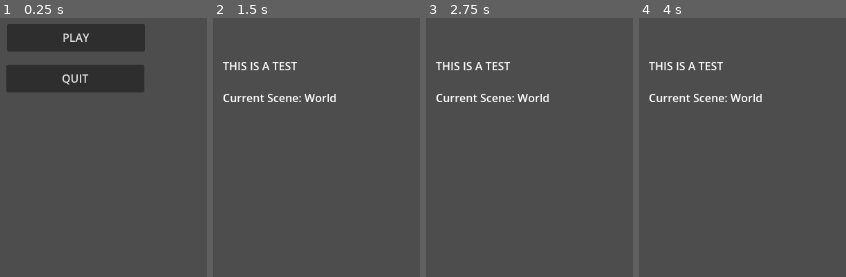
Above: before the commit, frames 1-4 (left to right).
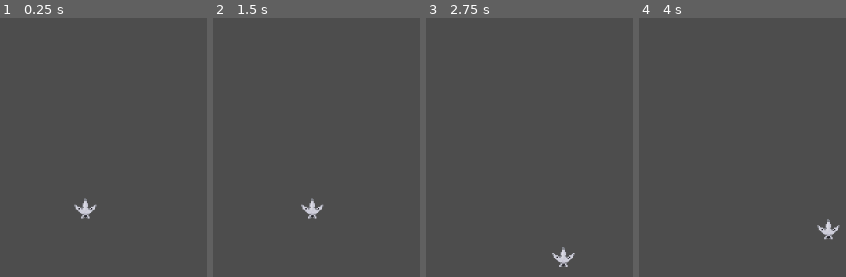
Above: after the commit, the same moments.

Repository: justCallMeJeg/ChaosWingNemesis
Game: Godot game, scene res://src/main.tscn
Same seed, same stepped clock (60 frames per second), same inputs: the game is played once before the commit and once after it. Before the commit the project starts from res://src/scenes/main.tscn.
Inputs (mouse positions are in pixels of both pictures, inside the frame that each line leads up to):
- Up to frame 1 (0.25 s): no input
- Up to frame 2 (1.5 s): click (289, 38) at 0.5 s, where only the run before the commit has a clickable "PLAY"; tap Enter at 1.25 s; hold Right (ui_right) from 1.28 s (still down)
- Up to frame 3 (2.75 s): release Right (ui_right) at 2.03 s; hold Down (ui_down) from 2.03 s (still down)
- Up to frame 4 (4 s): release Down (ui_down) at 2.78 s; hold Right (ui_right) 2.78-3.53 s; hold Up (ui_up) from 3.53 s (still down)

The runs differ from the first frame. In frame 1, 14% of the frame differs, in the area x 3-71%, y 2-78%; in frame 2, 1.8%; in frame 3, 1.8%; in frame 4, 1.8%.

Commit message:
Added movement components

Diff:
--- a/project.godot
+++ b/project.godot
@@ -11,7 +11,7 @@
 [application]
 
 config/name="Chaos Wing: Nemesis"
-run/main_scene="res://src/Scenes/main.tscn"
+run/main_scene="res://src/main.tscn"
 config/features=PackedStringArray("4.2", "Forward Plus")
 boot_splash/show_image=false
 config/icon="res://icon.svg"
@@ -50,3 +50,7 @@
 , Object(InputEventKey,"resource_local_to_scene":false,"resource_name":"","device":0,"window_id":0,"alt_pressed":false,"shift_pressed":false,"ctrl_pressed":false,"meta_pressed":false,"pressed":false,"keycode":0,"physical_keycode":4194322,"key_label":0,"unicode":0,"echo":false,"script":null)
 ]
 }
+
+[rendering]
+
+textures/canvas_textures/default_texture_filter=0
--- a/src/Components/CollisionComponent.gd
+++ /dev/null
@@ -1,18 +0,0 @@
-extends Area2D
-
-class_name CollisionComponent
-
-var collision_shape: CollisionShape2D  = null
-
-func _ready():
-	collision_shape = CollisionShape2D.new()
-	add_child(collision_shape)
-
-func set_shape(shape):
-	collision_shape.shape = shape
-
-func set_shape_extents(extents: Vector2):
-	if collision_shape.shape is RectangleShape2D:
-		collision_shape.shape.extents = extents
-	elif collision_shape.shape is CircleShape2D:
-		collision_shape.shape.radius = extents.x
--- a/src/Components/HealthComponent.gd
+++ /dev/null
@@ -1,18 +0,0 @@
-extends Node2D
-
-class_name HealthComponent
-
-@export var max_health: int = 100
-var current_health: int
-
-signal health_changed(new_health: int)
-signal died
-
-func _ready() -> void:
-	current_health = max_health
-
-func take_damage(amount: int) -> void:
-	current_health -= amount
-	emit_signal("health_changed", current_health)
-	if current_health <= 0:
-		emit_signal("died")
--- a/src/Components/HitboxComponent.gd
+++ /dev/null
@@ -1,18 +0,0 @@
-extends Area2D
-
-class_name HitboxComponent
-
-var collision_shape: CollisionShape2D = null
-
-func _ready():
-	collision_shape = CollisionShape2D.new()
-	add_child(collision_shape)
-
-func set_shape(shape: Shape2D):
-	collision_shape.shape = shape
-
-func set_shape_extents(extents: Vector2):
-	if collision_shape.shape is RectangleShape2D:
-		collision_shape.shape.extents = extents
-	elif collision_shape.shape is CircleShape2D:
-		collision_shape.shape.radius = extents.x
--- /dev/null
+++ b/src/Components/InputComponent.gd
@@ -0,0 +1,10 @@
+class_name InputComponent
+extends Node
+
+@export var MOVE_COMPONENT: MoveComponent
+@export var MOVE_STATS: MovementStats
+
+func _input(event: InputEvent) -> void:
+	var left_right = Input.get_axis("ui_left", "ui_right")
+	var top_down = Input.get_axis("ui_up", "ui_down")
+	MOVE_COMPONENT.VELOCITY = Vector2(left_right * MOVE_STATS.SPEED, top_down * MOVE_STATS.SPEED)
--- /dev/null
+++ b/src/Components/MoveComponent.gd
@@ -0,0 +1,9 @@
+class_name MoveComponent
+extends Node
+
+@export var ACTOR: Node2D
+@export var VELOCITY: Vector2
+
+func _process(delta:float ) -> void:
+	ACTOR.translate(VELOCITY * delta)
+	pass
--- a/src/Components/MovementComponent.gd
+++ /dev/null
@@ -1,20 +0,0 @@
-extends Node2D
-
-class_name MovementComponent
-
-@export var speed: float = 200.0
-var velocity: Vector2 = Vector2.ZERO
-
-func _physics_process(delta: float) -> void:
-	velocity = Vector2.ZERO
-	if Input.is_action_pressed("move_up"):
-		velocity.y -= 1
-	if Input.is_action_pressed("move_down"):
-		velocity.y += 1
-	if Input.is_action_pressed("move_left"):
-		velocity.x -= 1
-	if Input.is_action_pressed("move_right"):
-		velocity.x += 1
-	velocity = velocity.normalized() * speed
-	if owner:
-		owner.move_and_slide(velocity)
--- /dev/null
+++ b/src/Components/MovementStats.gd
@@ -0,0 +1,4 @@
+class_name MovementStats
+extends Resource
+
+@export var SPEED: int = 100
--- a/src/Components/WeaponComponent.gd
+++ /dev/null
@@ -1,11 +0,0 @@
-extends Node2D
-
-class_name WeaponComponent
-
-@export var cooldown: float = 0.5
-var last_shot_time: float = 0.0
-
-func fire_weapon() -> void:
-	if Time.get_ticks_msec() / 1000.0 - last_shot_time > cooldown:
-		print("Fire weapon")
-		last_shot_time = Time.get_ticks_msec() / 1000.0
--- a/src/Data/Augments.json
+++ /dev/null
@@ -1 +0,0 @@
-{ }
--- a/src/Data/ShipClasses.json
+++ /dev/null
@@ -1,15 +0,0 @@
-{
-	"Damage": {
-		"Interceptor": ["Razor", "Falcon", "Blitz", "Viper", "Scorpion", "Specter", "Wraith", "Striker"],
-		"Bomber": ["Juggernaut", "Havoc", "Devastator", "Annihilator", "Maelstrom", "Warbringer", "Titan", "Demolisher"],
-		"Sniper": ["Phantom", "Hawkeye", "Longshot", "Eagle Eye", "Marksman", "Shadow", "Reaper", "Sharpshooter"],
-		"Scout": ["Guardian", "Aegis", "Protector", "Beacon", "Sentinel", "Medic", "Savior", "Lifeline"]
-	},
-	"Support": {
-		"Support": ["Guardian", "Aegis", "Protector", "Beacon", "Sentinel", "Medic", "Savior", "Lifeline"],
-		"Engineer": ["Constructor", "Machinist", "Builder", "Tinker", "Artisan", "Smith", "Fabricator", "Architect"]
-	},
-	"Tank": {
-		"Tank": ["Bulwark", "Fortress", "Colossus", "Goliath", "Defender", "Ironclad", "Titan", "Vanguard"]
-	}
-}
--- /dev/null
+++ b/src/Player/ship.tscn
@@ -0,0 +1,31 @@
+[gd_scene load_steps=6 format=3 uid="uid://1873x0nacpy"]
+
+[ext_resource type="Texture2D" uid="uid://vb6u2f6xgxl5" path="res://src/Assets/Spaceship/FALCON.png" id="1_5skw7"]
+[ext_resource type="Script" path="res://src/Components/MoveComponent.gd" id="2_il8ct"]
+[ext_resource type="Script" path="res://src/Components/InputComponent.gd" id="3_wkc6c"]
+[ext_resource type="Resource" uid="uid://dnu080yhmoqlx" path="res://src/Player/shipMovementStats.tres" id="4_bmmw1"]
+
+[sub_resource type="SpriteFrames" id="SpriteFrames_h2pk0"]
+animations = [{
+"frames": [{
+"duration": 1.0,
+"texture": ExtResource("1_5skw7")
+}],
+"loop": true,
+"name": &"default",
+"speed": 5.0
+}]
+
+[node name="Ship" type="Node2D"]
+
+[node name="AnimatedSprite2D" type="AnimatedSprite2D" parent="."]
+sprite_frames = SubResource("SpriteFrames_h2pk0")
+
+[node name="MoveComponent" type="Node" parent="." node_paths=PackedStringArray("ACTOR")]
+script = ExtResource("2_il8ct")
+ACTOR = NodePath("..")
+
+[node name="InputComponent" type="Node" parent="." node_paths=PackedStringArray("MOVE_COMPONENT")]
+script = ExtResource("3_wkc6c")
+MOVE_COMPONENT = NodePath("../MoveComponent")
+MOVE_STATS = ExtResource("4_bmmw1")
--- /dev/null
+++ b/src/Player/shipMovementStats.tres
@@ -0,0 +1,7 @@
+[gd_resource type="Resource" script_class="MovementStats" load_steps=2 format=3 uid="uid://dnu080yhmoqlx"]
+
+[ext_resource type="Script" path="res://src/Components/MovementStats.gd" id="1_ospan"]
+
+[resource]
+script = ExtResource("1_ospan")
+SPEED = 100
--- a/src/Scripts/BaseShip.gd
+++ /dev/null
@@ -1,19 +0,0 @@
-extends Node2D
-
-class_name BaseShip
-
-var health_component: HealthComponent = null
-var weapon_component: WeaponComponent = null
-var movement_component: MovementComponent = null
-var collision_component: CollisionComponent = null
-
-func _ready():
-	health_component = $HealthComponent
-	weapon_component = $WeaponComponent
-	movement_component = $MovementComponent
-	collision_component = $CollisionComponent
-
-func _process(delta):
-	movement_component.update(delta)
-	if Input.is_action_just_pressed("fire"):
-		weapon_component.fire_weapon()
--- a/src/Scripts/Player.gd
+++ /dev/null
@@ -1,34 +0,0 @@
-# res://Scripts/Player.gd
-extends BaseShip
-
-var speed = 200  # Speed of the spaceship
-var screen_size = Vector2()  # Size of the game window
-
-func _ready():
-	screen_size = get_viewport_rect().size
-	configure_collision()
-
-func configure_collision():
-	var shape = RectangleShape2D.new()
-	collision_component.set_shape(shape)
-	collision_component.set_shape_extents(Vector2(32, 32))  # Example extents
-
-func _process(delta):
-	var velocity = Vector2()  # Movement vector
-
-	if Input.is_action_pressed("ui_right"):
-		velocity.x += 1
-	if Input.is_action_pressed("ui_left"):
-		velocity.x -= 1
-	if Input.is_action_pressed("ui_down"):
-		velocity.y += 1
-	if Input.is_action_pressed("ui_up"):
-		velocity.y -= 1
-
-	if velocity.length() > 0:
-		velocity = velocity.normalized() * speed
-		position += velocity * delta
-
-	# Keep the player within screen bounds
-	position.x = clamp(position.x, 0, screen_size.x)
-	position.y = clamp(position.y, 0, screen_size.y)
--- a/src/Ships/Player.tscn
+++ /dev/null
@@ -1,26 +0,0 @@
-[gd_scene load_steps=6 format=3 uid="uid://b1sikvb6ehidu"]
-
-[ext_resource type="Script" path="res://src/Scripts/Components/CollisionComponent.gd" id="1_8non3"]
-[ext_resource type="Script" path="res://src/Scripts/Player.gd" id="1_f1yfe"]
-
-[sub_resource type="Gradient" id="Gradient_2sa08"]
-
-[sub_resource type="GradientTexture2D" id="GradientTexture2D_swd1j"]
-gradient = SubResource("Gradient_2sa08")
-
-[sub_resource type="RectangleShape2D" id="RectangleShape2D_huyy8"]
-size = Vector2(12, 12)
-
-[node name="Player" type="Node2D"]
-script = ExtResource("1_f1yfe")
-
-[node name="Sprite2D" type="Sprite2D" parent="."]
-position = Vector2(2.38419e-07, 2.38419e-07)
-scale = Vector2(0.1875, 0.1875)
-texture = SubResource("GradientTexture2D_swd1j")
-
-[node name="CollisionComponent" type="Area2D" parent="."]
-script = ExtResource("1_8non3")
-
-[node name="CollisionShape2D" type="CollisionShape2D" parent="CollisionComponent"]
-shape = SubResource("RectangleShape2D_huyy8")
--- /dev/null
+++ b/src/main.tscn
@@ -0,0 +1,8 @@
+[gd_scene load_steps=2 format=3 uid="uid://cgy1rvb0dlum2"]
+
+[ext_resource type="PackedScene" uid="uid://1873x0nacpy" path="res://src/Player/ship.tscn" id="1_q5ja5"]
+
+[node name="Main" type="Node2D"]
+
+[node name="Ship" parent="." instance=ExtResource("1_q5ja5")]
+position = Vector2(560, 500)
--- a/src/scenes/Test.tscn
+++ /dev/null
@@ -1,61 +0,0 @@
-[gd_scene load_steps=9 format=3 uid="uid://bimlodscok8h4"]
-
-[ext_resource type="Texture2D" uid="uid://dyd7oiu6uf3g6" path="res://src/Assets/Sprites/Untitled126_20240710013553.png" id="1_dwrh0"]
-[ext_resource type="Texture2D" uid="uid://dej1bsng381j2" path="res://src/Assets/Sprites/Untitled125.png" id="2_0mh7g"]
-[ext_resource type="Script" path="res://src/scripts/PlayerMovement.gd" id="3_goarn"]
-[ext_resource type="Texture2D" uid="uid://c2ryrdhokiexn" path="res://src/Assets/Sprites/GoogledSpaceShip.png" id="3_kdmp6"]
-
-[sub_resource type="SegmentShape2D" id="SegmentShape2D_07jal"]
-a = Vector2(-1, 647)
-b = Vector2(0, 1)
-
-[sub_resource type="SegmentShape2D" id="SegmentShape2D_ne16t"]
-b = Vector2(1152, 0)
-
-[sub_resource type="SegmentShape2D" id="SegmentShape2D_tydkb"]
-a = Vector2(316, 717)
-b = Vector2(316, 70)
-
-[sub_resource type="SegmentShape2D" id="SegmentShape2D_ljhpt"]
-a = Vector2(1149, 645)
-b = Vector2(-2, 647)
-
-[node name="Node2D" type="Node2D"]
-
-[node name="Background" type="Sprite2D" parent="."]
-position = Vector2(575, 324)
-scale = Vector2(3.2, 3.18812)
-texture = ExtResource("1_dwrh0")
-
-[node name="Sprite2D2" type="Sprite2D" parent="."]
-modulate = Color(1, 1, 1, 0.513726)
-position = Vector2(1098, 58)
-scale = Vector2(1.84861, 1.74783)
-texture = ExtResource("2_0mh7g")
-
-[node name="Player" type="CharacterBody2D" parent="."]
-script = ExtResource("3_goarn")
-
-[node name="Sprite2D" type="Sprite2D" parent="Player"]
-position = Vector2(591, 597)
-scale = Vector2(0.164983, 0.181988)
-texture = ExtResource("3_kdmp6")
-
-[node name="CollisionPolygon2D" type="CollisionPolygon2D" parent="Player"]
-position = Vector2(591, 593)
-polygon = PackedVector2Array(0, -42, -47, 4, -47, 38, 46, 37, 45, 5)
-
-[node name="Border" type="StaticBody2D" parent="."]
-
-[node name="CollisionShape2D" type="CollisionShape2D" parent="Border"]
-shape = SubResource("SegmentShape2D_07jal")
-
-[node name="CollisionShape2D2" type="CollisionShape2D" parent="Border"]
-shape = SubResource("SegmentShape2D_ne16t")
-
-[node name="CollisionShape2D3" type="CollisionShape2D" parent="Border"]
-position = Vector2(835, -71)
-shape = SubResource("SegmentShape2D_tydkb")
-
-[node name="CollisionShape2D4" type="CollisionShape2D" parent="Border"]
-shape = SubResource("SegmentShape2D_ljhpt")
--- a/src/scenes/main.tscn
+++ /dev/null
@@ -1,24 +0,0 @@
-[gd_scene load_steps=2 format=3 uid="uid://dlsvvra04wlxe"]
-
-[ext_resource type="Script" path="res://src/scripts/scenes/main.gd" id="1_v5jbm"]
-
-[node name="Main" type="Node2D"]
-script = ExtResource("1_v5jbm")
-metadata/_edit_vertical_guides_ = [554.0]
-
-[node name="PlayButton" type="Button" parent="."]
-offset_left = 447.0
-offset_top = 235.0
-offset_right = 646.0
-offset_bottom = 275.0
-text = "PLAY"
-
-[node name="QuitButton" type="Button" parent="."]
-offset_left = 446.0
-offset_top = 294.0
-offset_right = 645.0
-offset_bottom = 334.0
-text = "QUIT"
-
-[connection signal="pressed" from="PlayButton" to="." method="_on_play_button_pressed"]
-[connection signal="pressed" from="QuitButton" to="." method="_on_quit_button_pressed"]
--- a/src/scenes/world.tscn
+++ /dev/null
@@ -1,15 +0,0 @@
-[gd_scene load_steps=2 format=3 uid="uid://bbsro76u5o8ja"]
-
-[ext_resource type="Script" path="res://src/scripts/scenes/world.gd" id="1_uc145"]
-
-[node name="World" type="Node2D"]
-script = ExtResource("1_uc145")
-
-[node name="RichTextLabel" type="RichTextLabel" parent="."]
-offset_left = 451.0
-offset_top = 284.0
-offset_right = 686.0
-offset_bottom = 364.0
-text = "THIS IS A TEST
-
-Current Scene: World"
--- a/src/scripts/scenes/main.gd
+++ /dev/null
@@ -1,19 +0,0 @@
-extends Node2D
-
-
-# Called when the node enters the scene tree for the first time.
-func _ready():
-	pass # Replace with function body.
-
-
-# Called every frame. 'delta' is the elapsed time since the previous frame.
-func _process(delta):
-	pass
-
-
-func _on_quit_button_pressed():
-	get_tree().quit()
-
-
-func _on_play_button_pressed():
-	get_tree().change_scene_to_file("res://src/scenes/world.tscn")
--- a/src/scripts/scenes/world.gd
+++ /dev/null
@@ -1,12 +0,0 @@
-extends Node2D
-
-
-# Called when the node enters the scene tree for the first time.
-func _ready():
-	print("World scene opened")
-	pass # Replace with function body.
-
-
-# Called every frame. 'delta' is the elapsed time since the previous frame.
-func _process(delta):
-	pass
Binary file added: src/Assets/Spaceship/FALCON.png
Not shown, changed: src/Assets/Spaceship/FALCON.png.import
Binary file removed: src/Assets/Sprites/GoogledSpaceShip.png
Not shown, removed: src/Assets/Sprites/GoogledSpaceShip.png.import
Binary file removed: src/Assets/Sprites/GooogledlaserBullet.png
Not shown, removed: src/Assets/Sprites/GooogledlaserBullet.png.import
Binary file removed: src/Assets/Sprites/Untitled125.png
Not shown, removed: src/Assets/Sprites/Untitled125.png.import
Binary file removed: src/Assets/Sprites/Untitled126_20240710013553.png
